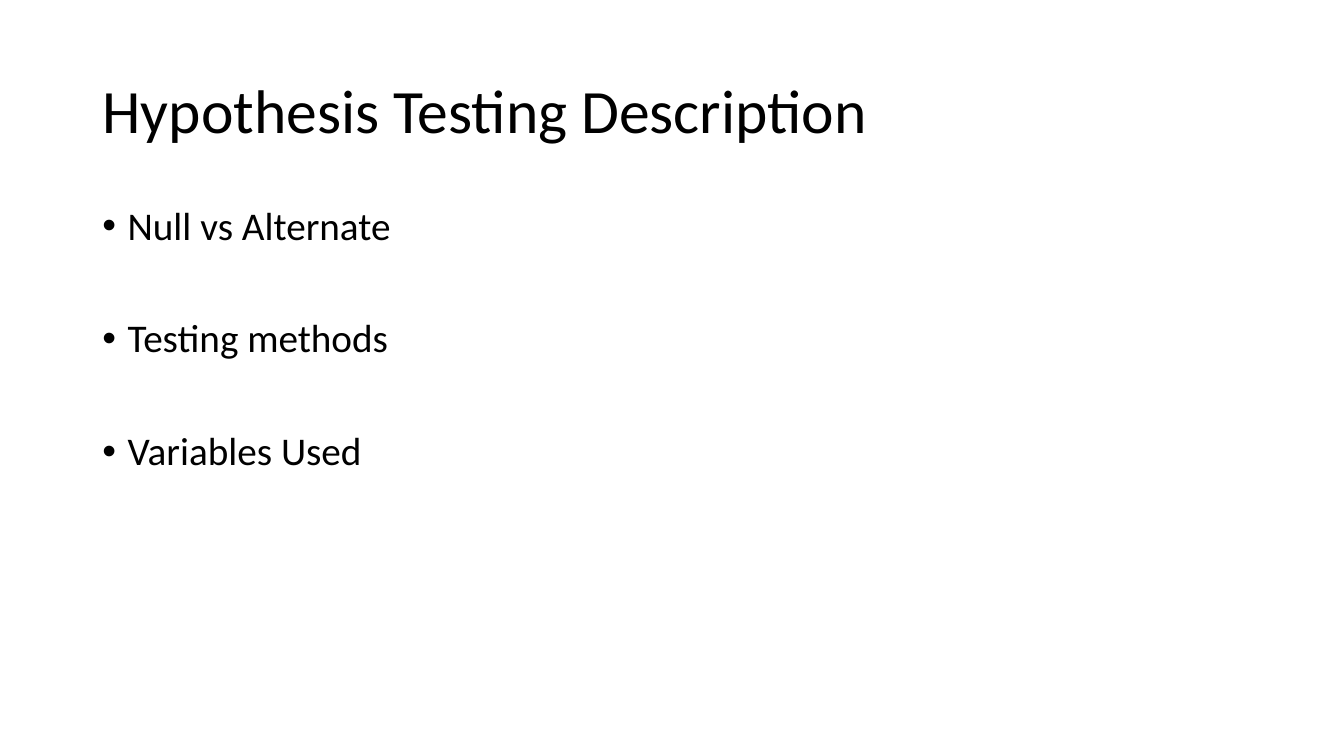
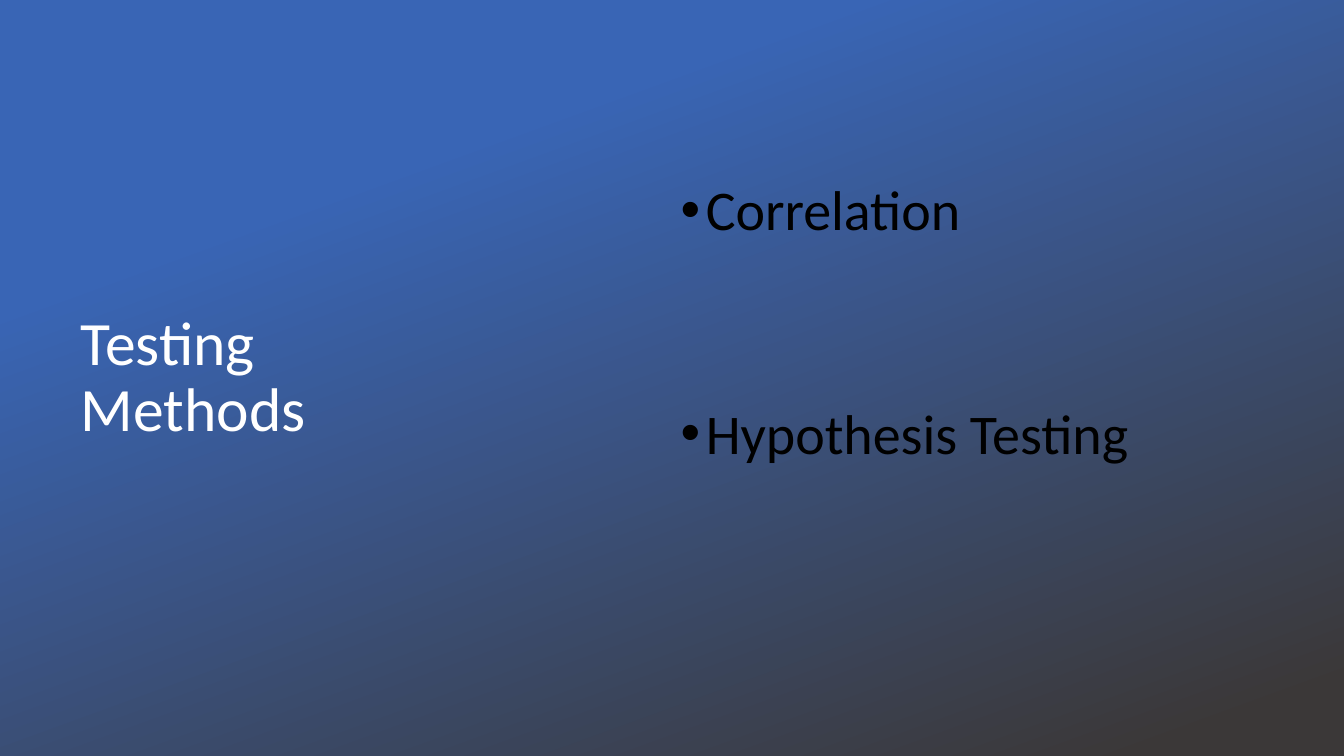
Before and after one commit to dougtheeconomist/Taxes-Maketh-The-Economy-, a slide deck: slide 5 of study_presentation.pptx. Drawn at 1344x756 pixels with LibreOffice and Linux fonts; fonts in the diff are those of the drawing; background and template pictures are left out. Boxes give left, top, right and bottom in pixels: in the first picture for what was removed or moved away, otherwise in the second. Text is boxed around its words. In the diff, an @@ line names an element or a change of style, - is before the commit and + after.

```diff
--- a/study_presentation.pptx
+++ b/study_presentation.pptx
@@ rectangle added at [0, 0, 1344, 756], fill gradient #3965B5 to #3B3838 @@
@@ text "Correlation" at [706, 191, 1128, 464]: vertical alignment top to middle @@
@@ text at [706, 191, 1128, 464]: text changed; size 28 to 40 pt @@
-• Null vs Alternate
-• Testing methods
-• Variables Used
+• Correlation
+• Hypothesis Testing
@@ title at [81, 322, 306, 432]: text changed; text colour #000000 to #FFFFFF @@
-Hypothesis Testing Description
+Testing Methods
```
Also in this commit, not shown: 2 other slides changed, 2 slides added, 2 slides removed.
